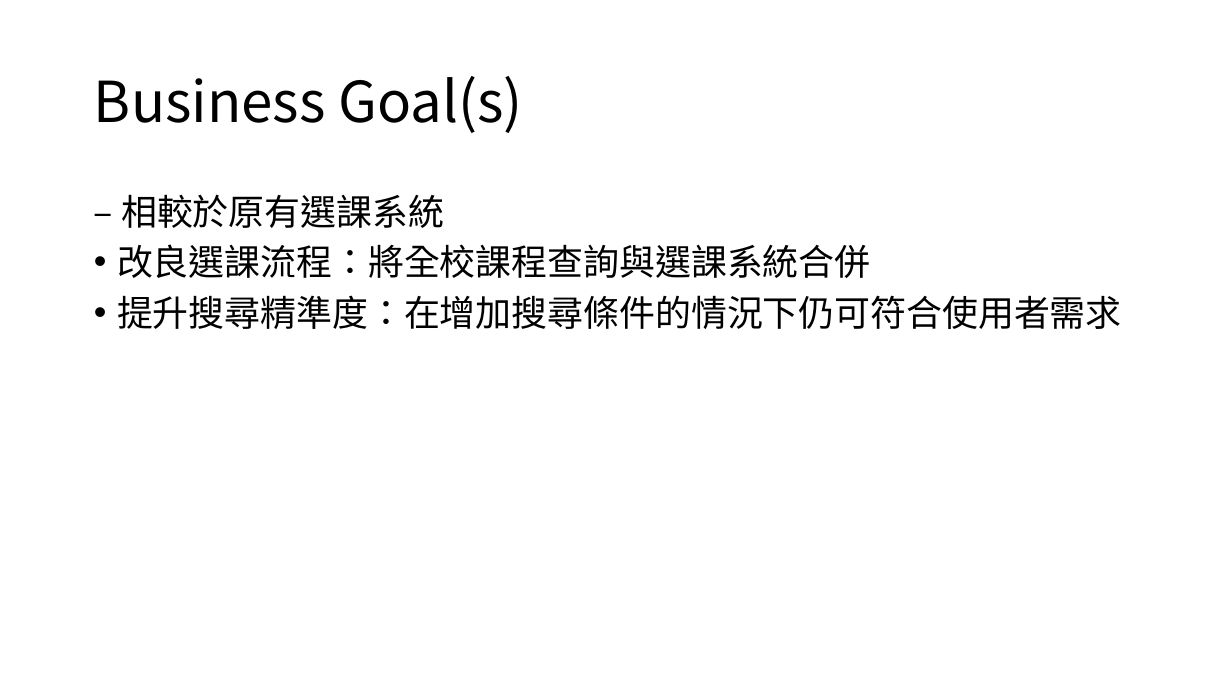
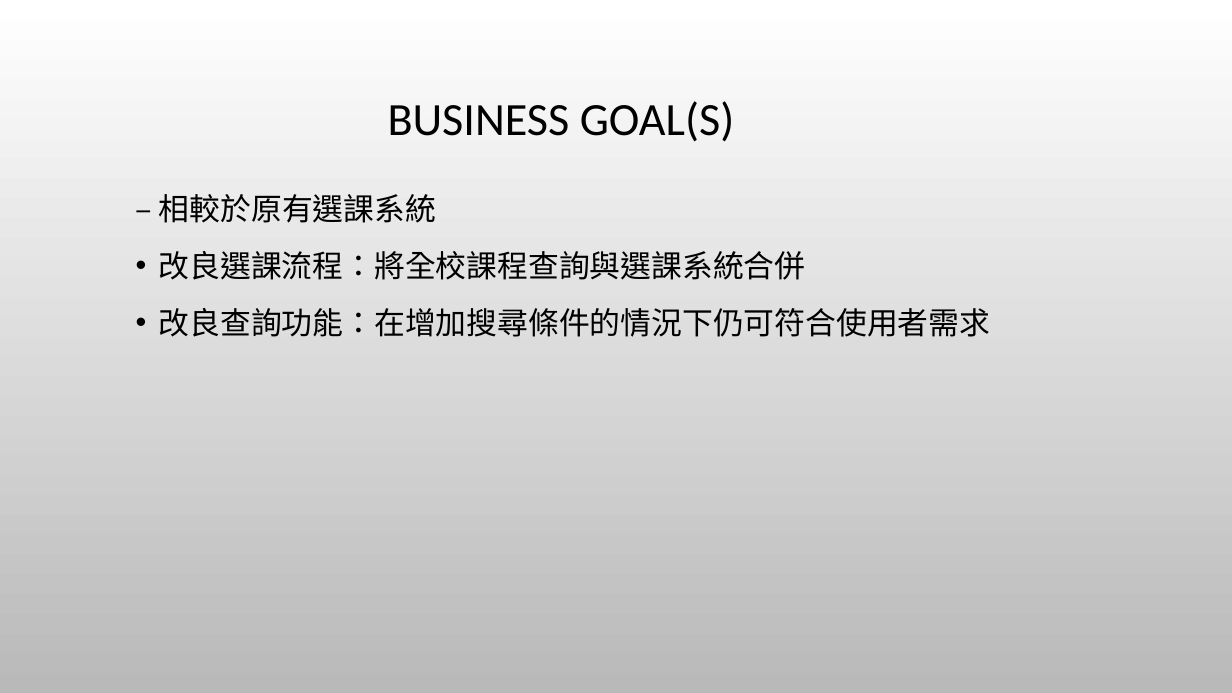
Before and after one commit to kai2june/me_courseSelecting, a slide deck: slide 4 of 期中檢查.pptx (slide 5 before the commit). Drawn at 1232x693 pixels with LibreOffice and Linux fonts; fonts in the diff are those of the drawing; background and template pictures are left out. Boxes give left, top, right and bottom in pixels: in the first picture for what was removed or moved away, otherwise in the second. Text is boxed around its words. In the diff, an @@ line names an element or a change of style, - is before the commit and + after.

```diff
--- a/期中檢查.pptx
+++ b/期中檢查.pptx
@@ background #FFFFFF to picture (left out) @@
@@ title at bbox=[388, 101, 734, 142]: text changed; size 44 to 36 pt; font Noto Sans CJK SC to Calibri @@
-Business Goal(s)
+BUSINESS GOAL(S)
@@ text "– 相較於原有選課系統": place and size @@
-text "– 相較於原有選課系統" at bbox=[117, 194, 1122, 329]
+text "– 相較於原有選課系統" at bbox=[159, 194, 991, 337]
@@ text at bbox=[159, 194, 806, 280]: size 28 to 24 pt, font Noto Sans CJK SC to Calibri in "– 相較於原有選課系統", "改良選課流程：將全校課程查詢與選課系統合併"; line spacing 1 to 1.2; more space between paragraphs @@
@@ text at bbox=[159, 308, 991, 337]: text changed; size 28 to 24 pt; font Noto Sans CJK SC to Calibri @@
-• 提升搜尋精準度：在增加搜尋條件的情況下仍可符合使用者需求
+• 改良查詢功能：在增加搜尋條件的情況下仍可符合使用者需求
```
Also in this commit, not shown: 8 other slides changed, 8 slides added, 2 slides removed.
